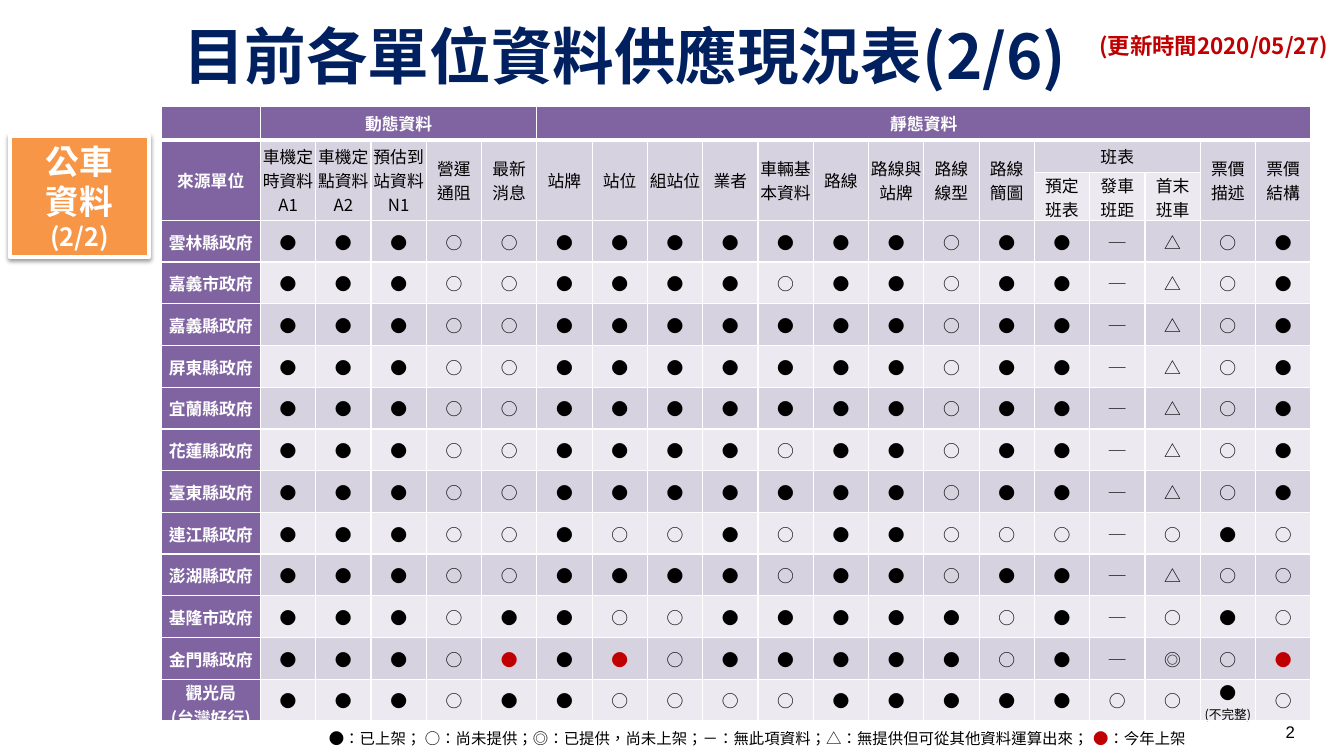
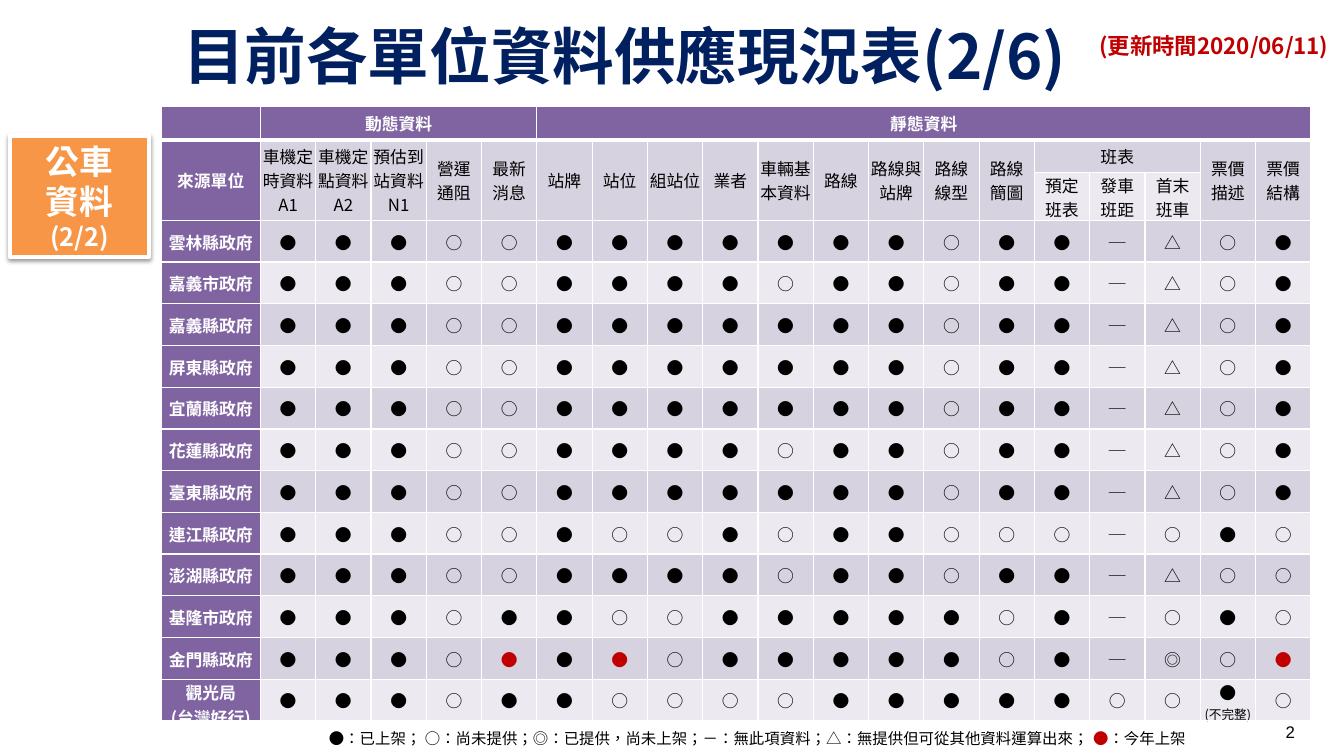
Before and after one commit to ptxmotc/data-provide-status, a slide deck: slide 2 of 各單位資料供應現況表.pptx. Drawn at 1344x756 pixels with LibreOffice and Linux fonts; fonts in the diff are those of the drawing; background and template pictures are left out. Boxes give left, top, right and bottom in pixels: in the first picture for what was removed or moved away, otherwise in the second. Text is boxed around its words. In the diff, an @@ line names an element or a change of style, - is before the commit and + after.

```diff
--- a/各單位資料供應現況表.pptx
+++ b/各單位資料供應現況表.pptx
@@ text at <box>1100,35,1329,59</box>: text changed @@
-(更新時間2020/05/27)
+(更新時間2020/06/11)
```
Also in this commit, not shown: 5 other slides changed, 1 other file.
